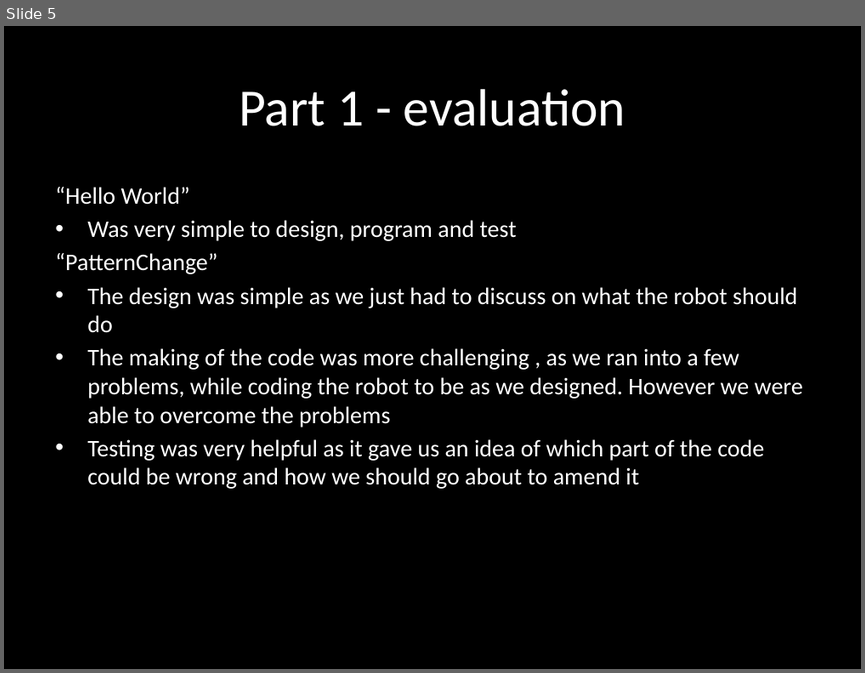
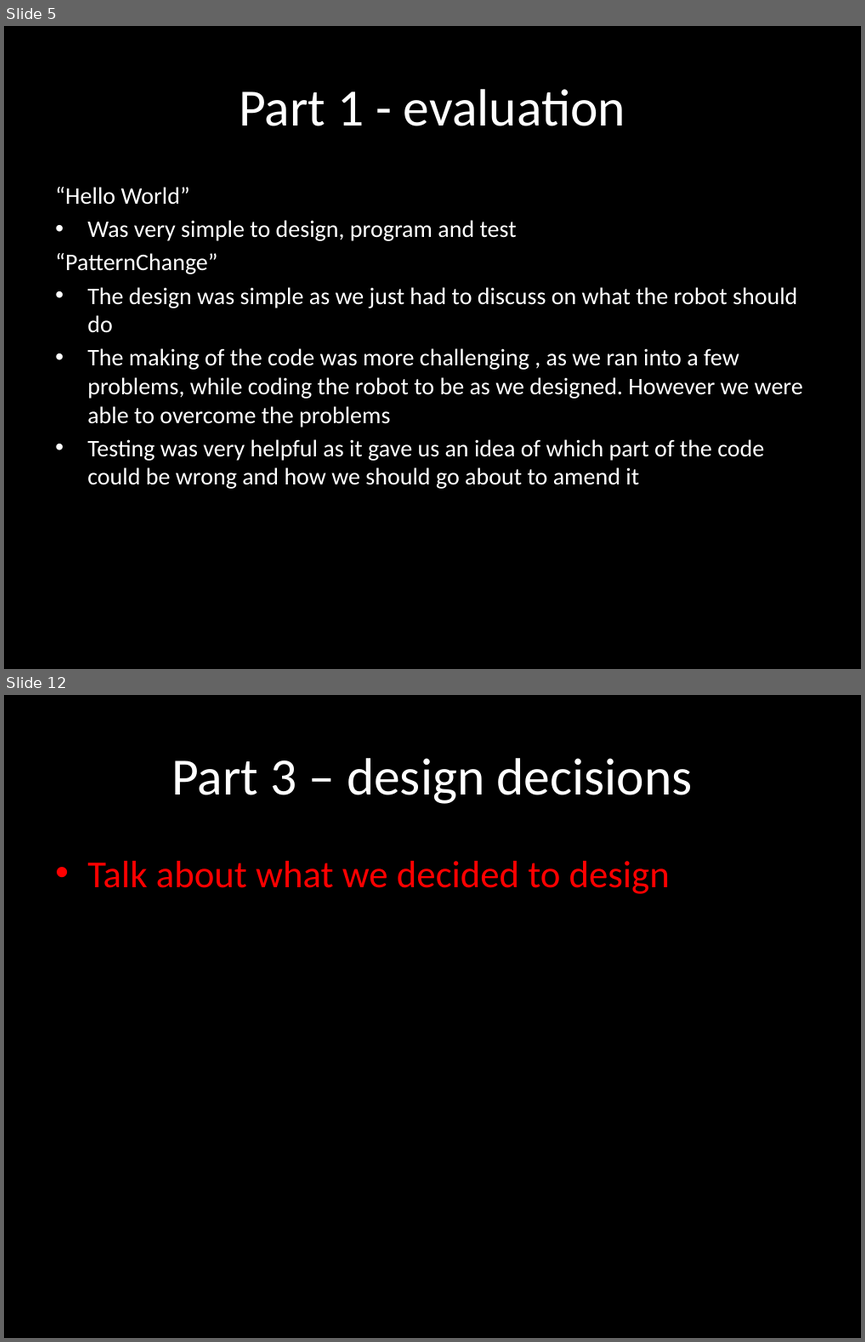
Before and after one commit to Joshiez/RobotProgramming, a slide deck: Exercise 2 Presentation.pptx. Shown one above the other, each under a label of ours: slide 5 before the commit, slides 5 and 12 after it; the slides between them are not shown. The pictures are 865x673 and 865x1342 pixels, drawn with LibreOffice and Linux fonts; fonts in the diff are those of the drawing. Boxes give left, top, right and bottom in pixels: in the first picture for what was removed or moved away, otherwise in the second. Text is boxed around its words. In the diff, an @@ line names an element or a change of style, - is before the commit and + after.

```diff
--- a/Exercise 2 Presentation.pptx
+++ b/Exercise 2 Presentation.pptx
@@ slide 12 added at <box>4,695,861,1338</box>, background #000000 @@
@@ title added at <box>171,758,692,804</box>, 44 pt, text #FFFFFF @@
+Part 3 – design decisions
@@ text added at <box>87,861,670,894</box>, 32 pt, text #FF0000 @@
+• Talk about what we decided to design
```
Also in this commit, not shown: 1 slide changed, 11 other slides added.
